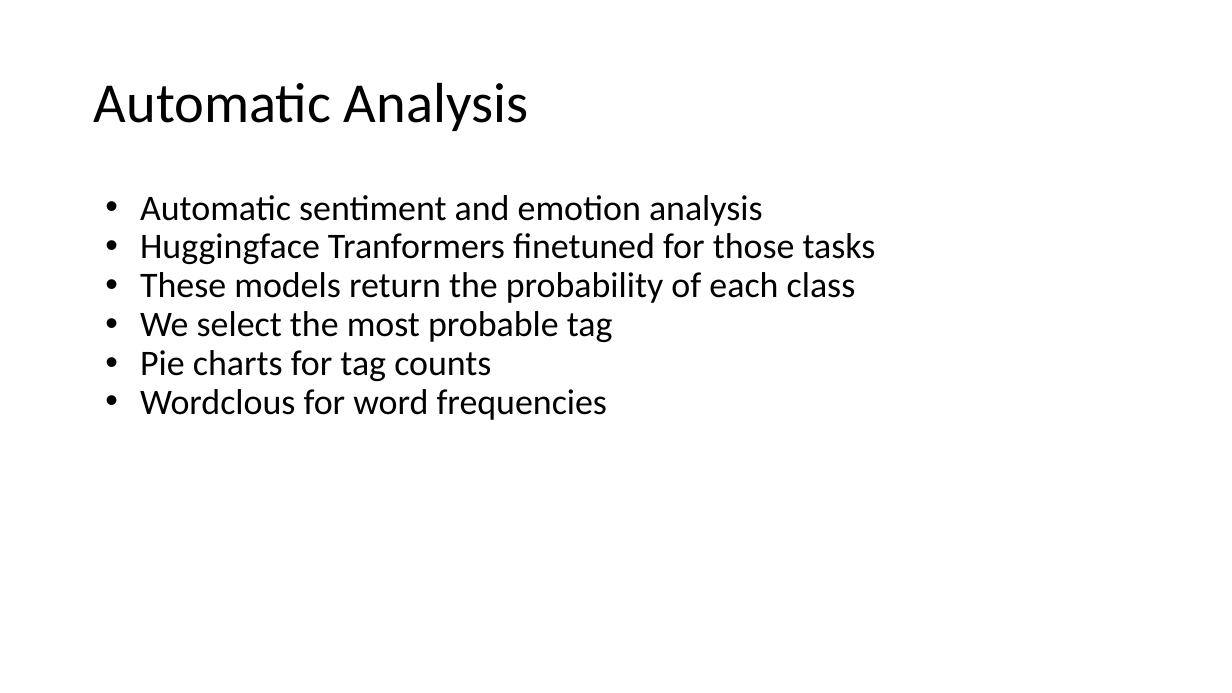
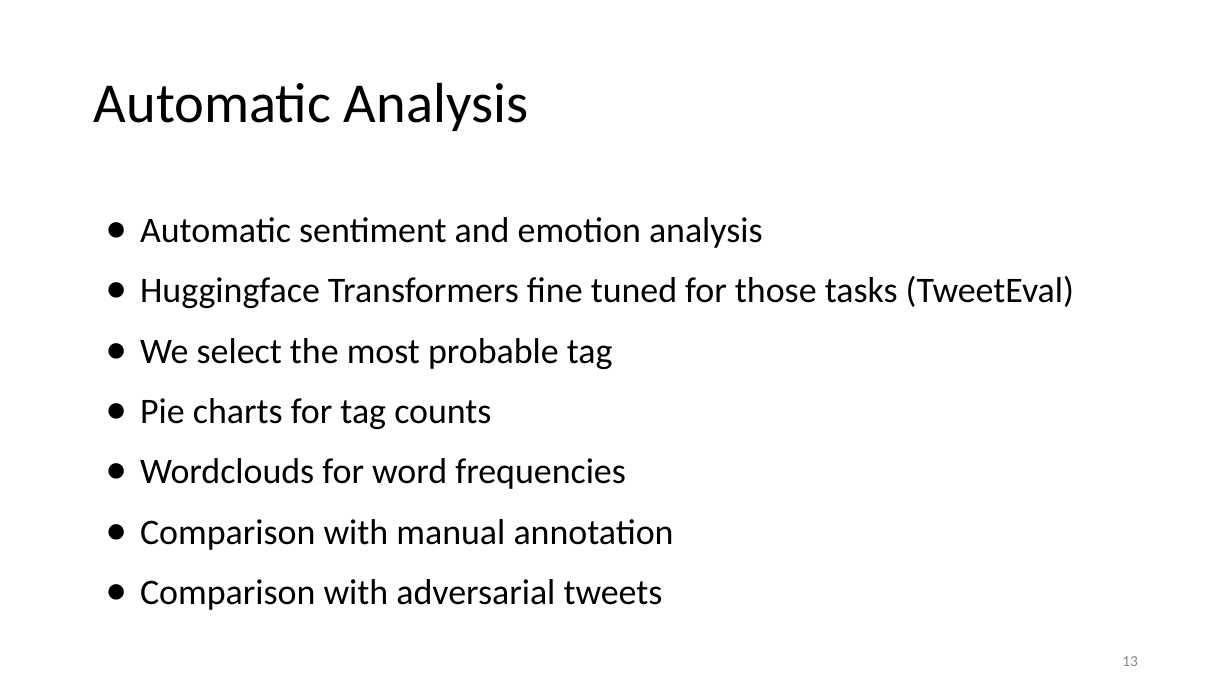
Before and after one commit to juletx/twitter-sentiment-emotion, a slide deck: slide 13 of slides/twitter_sentiment_emotion.pptx (slide 11 before the commit). Drawn at 1232x693 pixels with LibreOffice and Linux fonts; fonts in the diff are those of the drawing. Boxes give left, top, right and bottom in pixels: in the first picture for what was removed or moved away, otherwise in the second. Text is boxed around its words. In the diff, an @@ line names an element or a change of style, - is before the commit and + after.

```diff
--- a/slides/twitter_sentiment_emotion.pptx
+++ b/slides/twitter_sentiment_emotion.pptx
@@ text at box(140, 217, 763, 429): bullet • to ●; line spacing 0.9 to 1.4 @@
@@ text at box(140, 276, 1074, 308): text changed @@
-• Huggingface Tranformers finetuned for those tasks
-• These models return the probability of each class
+● Huggingface Transformers fine tuned for those tasks (TweetEval)
@@ text at box(140, 458, 674, 610): text changed @@
-• Wordclous for word frequencies
+● Wordclouds for word frequencies
+● Comparison with manual annotation
+● Comparison with adversarial tweets
@@ page number added at box(1122, 656, 1138, 666), 12 pt, text #888888 @@
+13
```
Also in this commit, not shown: 14 other slides changed, 5 slides added, 1 slide removed, 1 other file.
